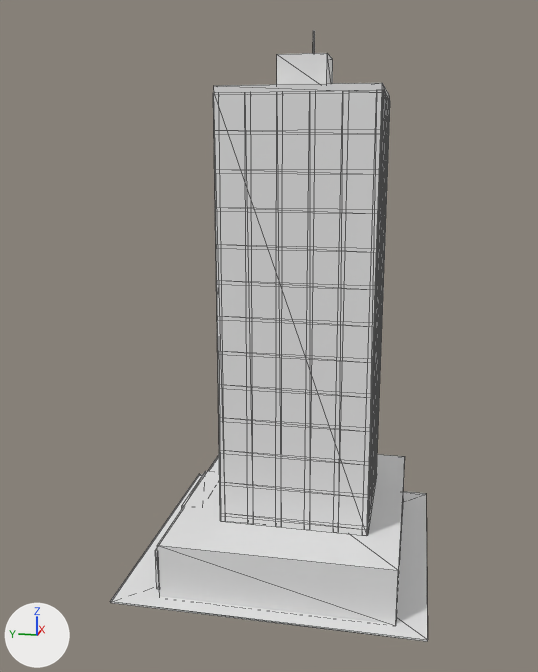
The glTF model assets/models/office_tower.glb: old version first, new version second.
One viewpoint serves both versions: a 50 mm lens placed at (-19.68, -3.31, 11.13), pointed at (-0.32, 0.56, 6.28). Every picture has the same lights, and +X, +Y and +Z are marked at lower left. The older version comes first. Mesh edges are drawn as thin lines. Where no turn or scale is listed for an object, it has been applied to the vertices. Vertices at exactly the same position are counted once.

The first picture shows 'Office_tower'.
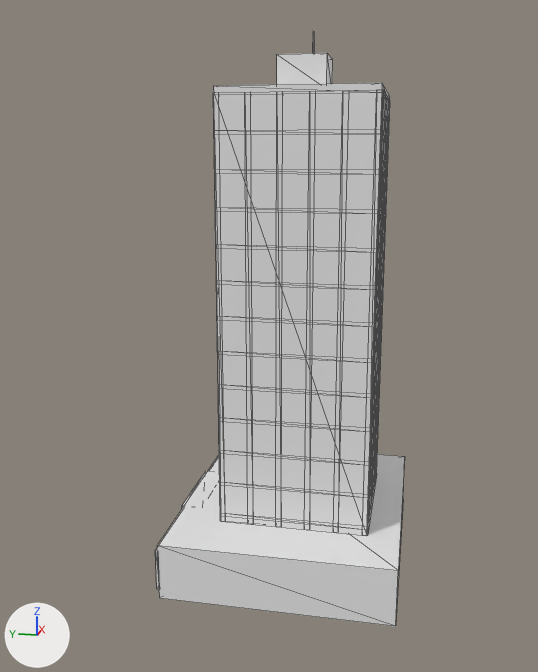
Edits to the bpy script that builds the scene:
```text
Change me_office_tower:
    used by ob_office_tower; location = (0.0, 0.0, 0.0)
    remove me_office_tower.from_pydata(...)  # 272 vertices, 408 faces; spans x -3.95..3.95, y -3.95..3.95, z 0.0..14.2
    add me_office_tower.from_pydata(...)  # 264 vertices, 396 faces; spans x -3.5..3.5, y -3.2..2.9, z 0.0..14.2
    me_office_tower part 1: the loose piece of 8 vertices spanning x -3.95..3.95, y -3.95..3.95, z 0.0..0.05 is deleted
```

Location of each change, [x1, y1, x2, y2] in pixels of the pictures (538 x 672 px):
'Office_tower', reshaped (21% narrower)
    before: [110, 30, 428, 642]
    after: [155, 30, 405, 626]
part 1 of me_office_tower, deleted
    before: [110, 474, 428, 642]
